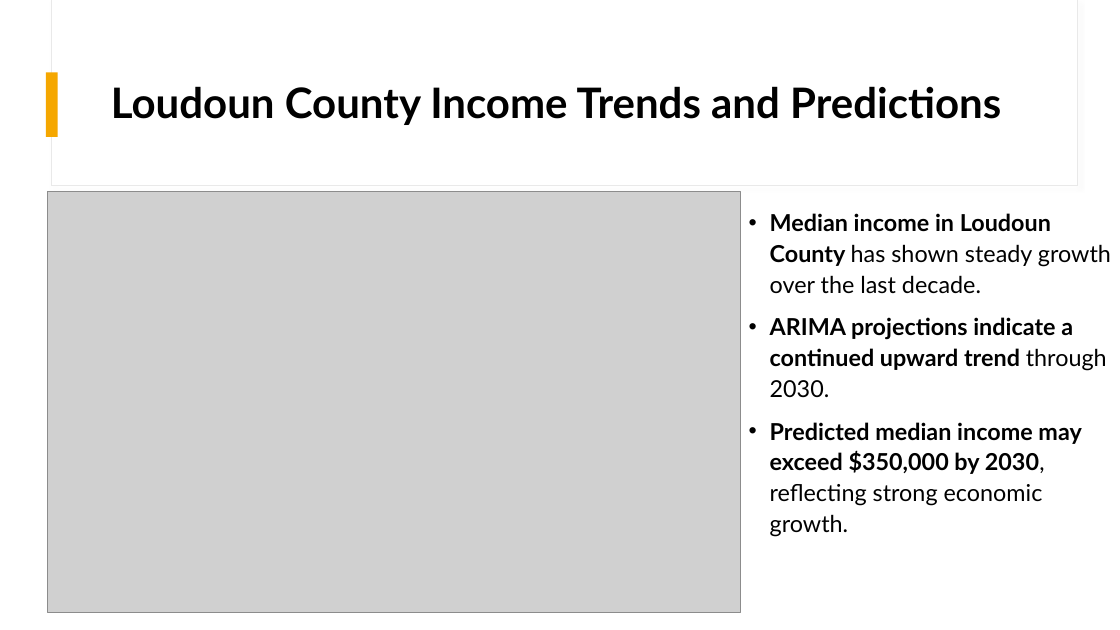
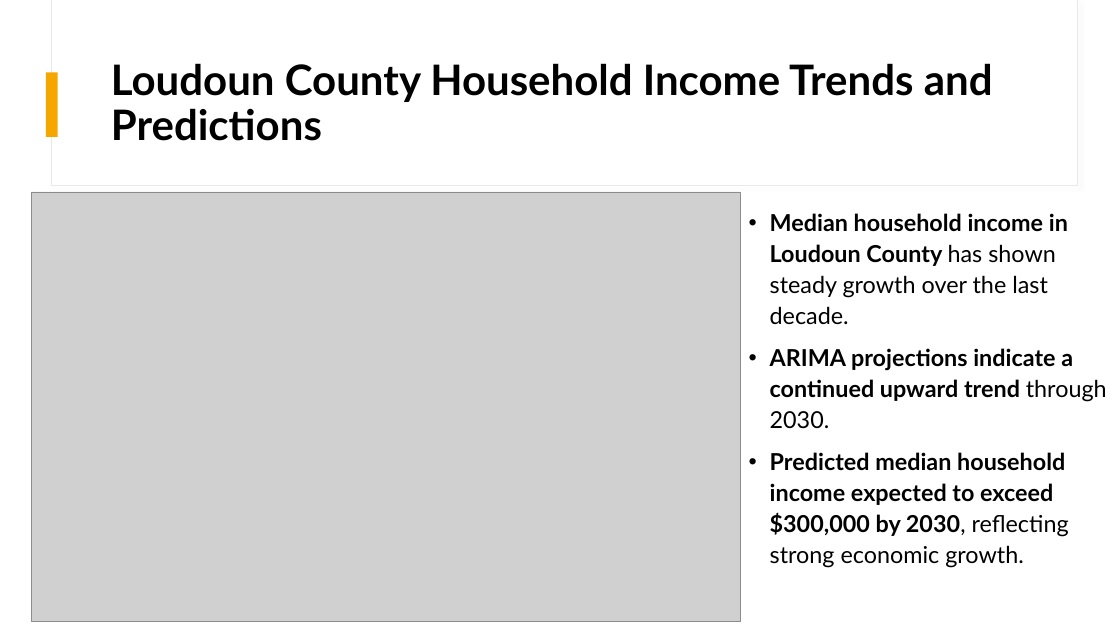
Before and after one commit to Akemp787/Loudoun_County_Growth_Study, a slide deck: slide 17 of presentation/Loudoun County Growth Study.pptx. Drawn at 1120x630 pixels with LibreOffice and Linux fonts; fonts in the diff are those of the drawing; grey boxes stand for pictures. Boxes give left, top, right and bottom in pixels: in the first picture for what was removed or moved away, otherwise in the second. Text is boxed around its words. In the diff, an @@ line names an element or a change of style, - is before the commit and + after.

Commit message:
Loudoun County Growth Study

```diff
--- a/presentation/Loudoun County Growth Study.pptx
+++ b/presentation/Loudoun County Growth Study.pptx
@@ title at (x1=111, y1=63, x2=993, y2=141): text changed @@
-Loudoun County Income Trends and Predictions
+Loudoun County Household Income Trends and Predictions
@@ picture resized from (x1=48, y1=192, x2=741, y2=613) to (x1=31, y1=192, x2=740, y2=622) @@
@@ text at (x1=770, y1=213, x2=1068, y2=324): text changed @@
-• Median income in Loudoun County has shown steady growth over the last decade.
+• Median household income in Loudoun County has shown steady growth over the last decade.
@@ text at (x1=770, y1=452, x2=1069, y2=568): text changed @@
-• Predicted median income may exceed $350,000 by 2030, reflecting strong economic growth.
+• Predicted median household income expected to exceed $300,000 by 2030, reflecting strong economic growth.
```
Also in this commit, not shown: 2 other slides changed, 3 other files.
